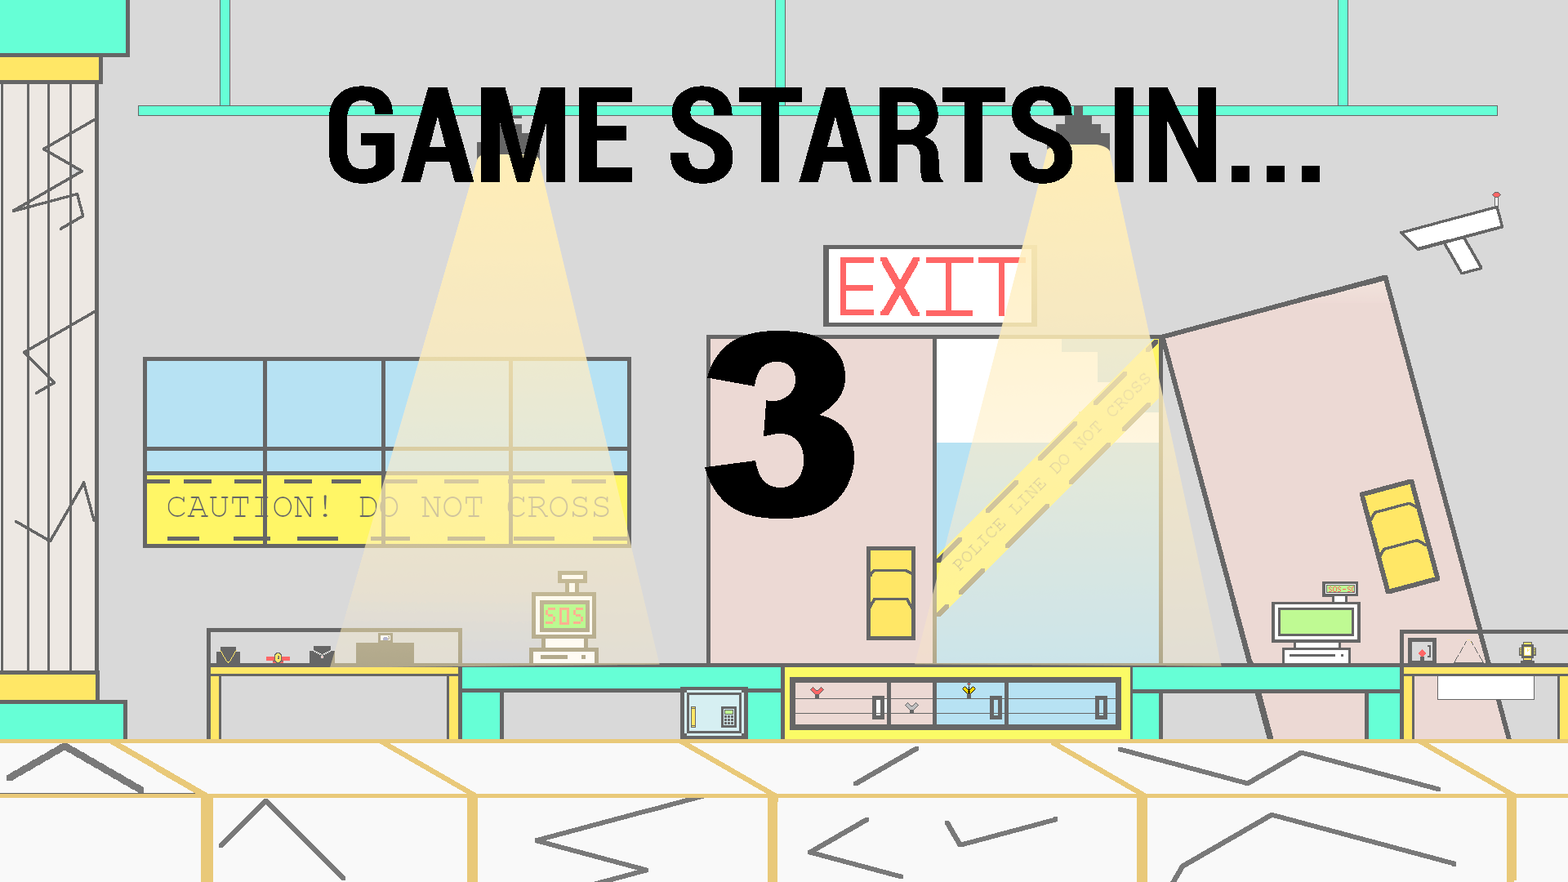
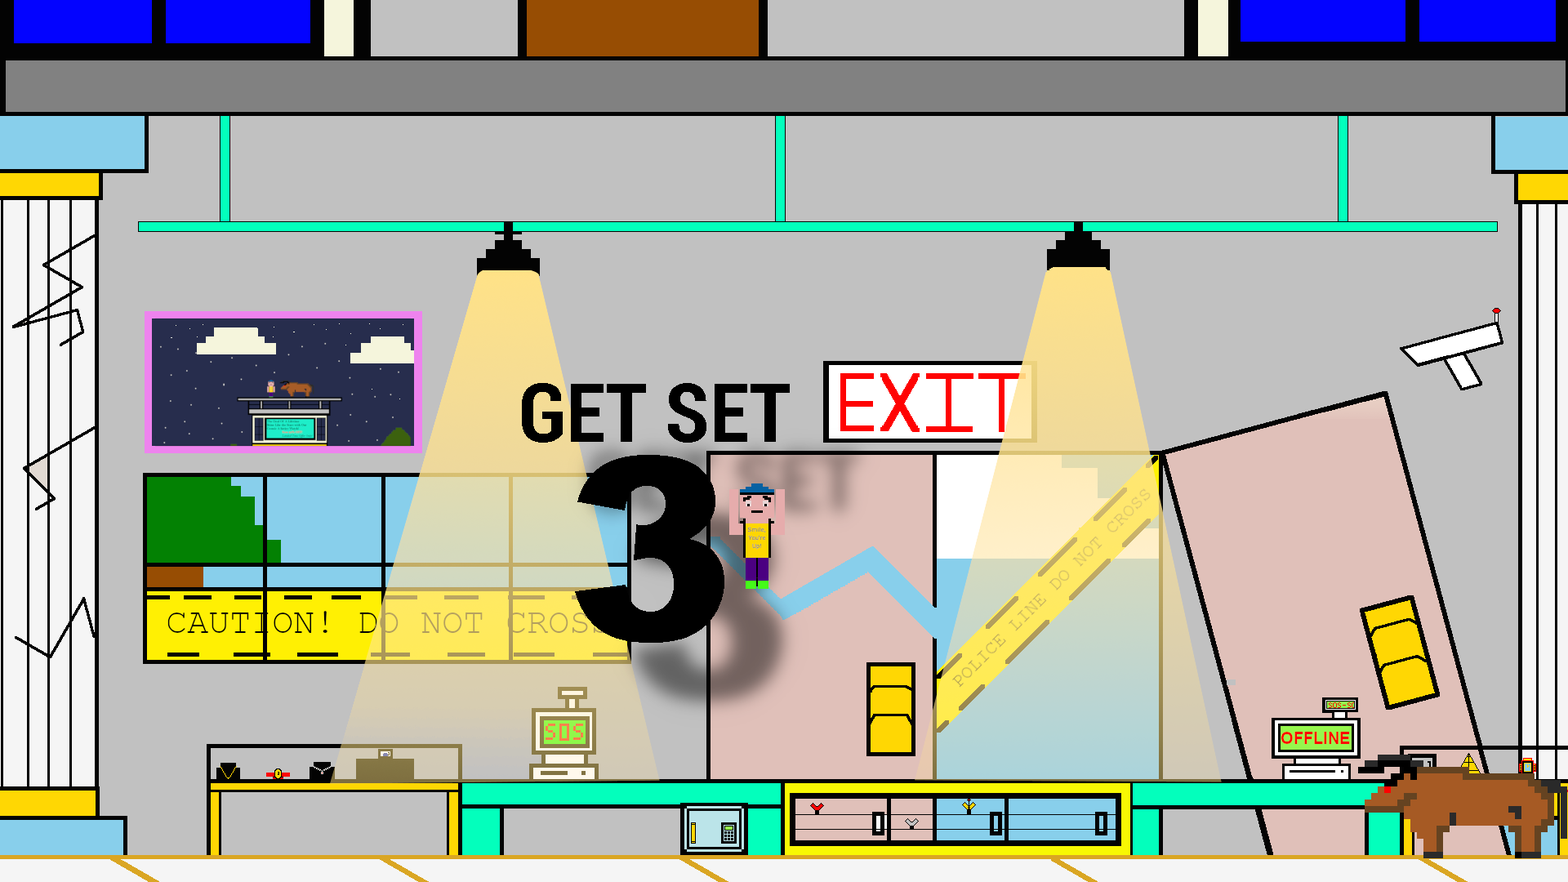
Layer changes from the first 1568 x 882 image to the second:
removed layer "GAME STARTS IN..." over left=329, top=85, right=1320, bottom=184
added layer "player_jumping.png" above "bull_256_left.png copy" over left=729, top=483, right=785, bottom=589
added layer "bull_256_left.png copy" above "GET SET" over left=1358, top=754, right=1568, bottom=859
added layer "GET SET" above "3" over left=521, top=383, right=882, bottom=535
painted on "3" over left=574, top=330, right=855, bottom=729
hid "Background copy #1" over left=962, top=686, right=976, bottom=694
removed layer "Background copy" over left=905, top=703, right=918, bottom=710
hid "Background", opacity 60% → 20% over left=0, top=0, right=1568, bottom=882
"pure-white-background-85a2a7fd.jpg": opacity 100% → 99%, painted on it over left=0, top=0, right=1568, bottom=882